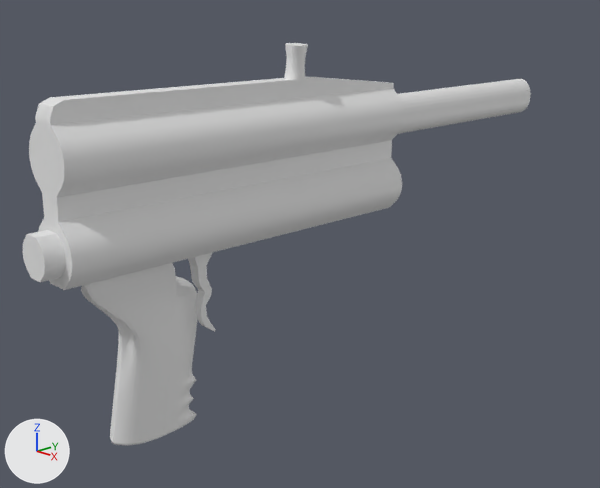
What one commit did to the Blender file pistola.blend.
Both versions are drawn from a 50 mm lens placed at (3.8, -4.01, 3.32), pointed at (-0.23, -0.14, 1.69). The lights are fixed; the arrows at lower left show +X, +Y and +Z.
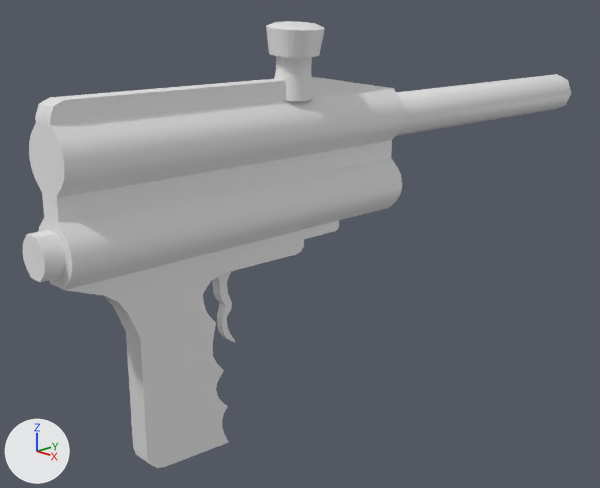
The change, as a list of edits to the scene's bpy script:
```text
Change me_cylinder:
    used by ob_cylinder; location = (0.102, -0.498, 2.967); rotation_euler = (0.0276, 0.0721, 0.447), in degrees (1.6, 4.1, 26); scale = (0.0658, 0.0813, 0.108)
    remove me_cylinder.from_pydata(...)  # 128 vertices, 98 faces; spans x -1.0..1.0, y -1.0..1.0, z -1.0..1.0
    add me_cylinder.from_pydata(...)  # 256 vertices, 226 faces; spans x -1.35..1.35, y -1.35..1.35, z -1.0..1.0
    me_cylinder part 1
    32 faces are deleted
    128 vertices are added at x -1.35..1.35, y -1.35..1.35, z 0.19..1.0
    160 new faces join them
Change me_cylinder_006:
    used by ob_cylinder_005; location = (0.0, 0.0, -1.498)
    remove me_cylinder_006.from_pydata(...)  # 106 vertices, 77 faces; spans x -0.09..0.26, y -2.26..0.35, z 3.44..4.37
    add me_cylinder_006.from_pydata(...)  # 312 vertices, 246 faces; spans x -0.09..0.26, y -2.26..0.35, z 2.23..4.37
    me_cylinder_006 part 2: 2 vertices removed from x 0.02..0.16, y 0.35, z 4.3; 208 vertices added at x -0.09..0.26, y -1.93..0.35, z 2.23..4.37
Change ob_cylinder:
    ob_cylinder.location: (0.102, -0.498, 2.967) -> (0.107, -0.517, 2.979)
    ob_cylinder.rotation_euler: (0.0276, 0.0721, 0.447) -> (0.039, 0.0676, 0.449)  # degrees (1.6, 4.1, 26) -> degrees (2.2, 3.9, 26)
    ob_cylinder.scale: (0.0658, 0.0813, 0.108) -> (0.125, 0.154, 0.215)
Change ob_cylinder_001:
    ob_cylinder_001.location: (0.074, 1.18, 2.573) -> (0.088, 1.465, 2.57)
    ob_cylinder_001.rotation_euler: (-1.571, 0.0, 0.0322) -> (1.571, 0.0, 0.0)  # degrees (-90, 0, 1.8) -> degrees (90, 0, 0)
    ob_cylinder_001.scale: (0.0998, 0.138, 0.927) -> (0.151, 0.151, 1.14)
Change ob_cube_003:
    ob_cube_003.location: (-0.136, -1.442, 1.271) -> (0.014, -1.471, 1.411)
    ob_cube_003.rotation_euler: (-0.11, 0.103, 0.248) -> (0.0183, 0.115, -0.157)  # degrees (-6.3, 5.9, 14) -> degrees (1, 6.6, -9)
    add ob_cube_003.hide_set(True)
Change ob_plane:
    ob_plane.location: (0.088, -1.236, 1.943) -> (0.079, -1.078, 1.809)
    ob_plane.rotation_euler: (0.0, 0.0, 0.0) -> (0.000737, -0.00657, -0.00222)  # degrees (0, 0, 0) -> degrees (0, -0.4, -0.1)
    ob_plane.scale: (0.0764, 0.0764, 0.0764) -> (0.0714, 0.0715, 0.0742)
```

What differs and where, as boxes (x1, y1, x2, y2) in the pictures (600 x 488 px):
'Cylinder.005', reshaped (82% taller)
    before: (22, 76, 405, 290)
    after: (22, 77, 405, 468)
'Cube.003', hidden
    before: (81, 263, 197, 446)
'Cylinder.001', moved, turned, rescaled
    before: (398, 79, 531, 134)
    after: (396, 74, 571, 136)
'Cylinder', reshaped, moved, turned, rescaled
    before: (284, 43, 308, 83)
    after: (266, 21, 325, 101)
'Plane', moved, turned, rescaled
    before: (188, 253, 216, 331)
    after: (212, 272, 235, 343)
part 1 of me_cylinder, built on
    before: (285, 44, 308, 59)
    after: (266, 23, 325, 58)
part 2 of me_cylinder_006, built on
    before: (276, 77, 394, 100)
    after: (65, 78, 404, 468)
